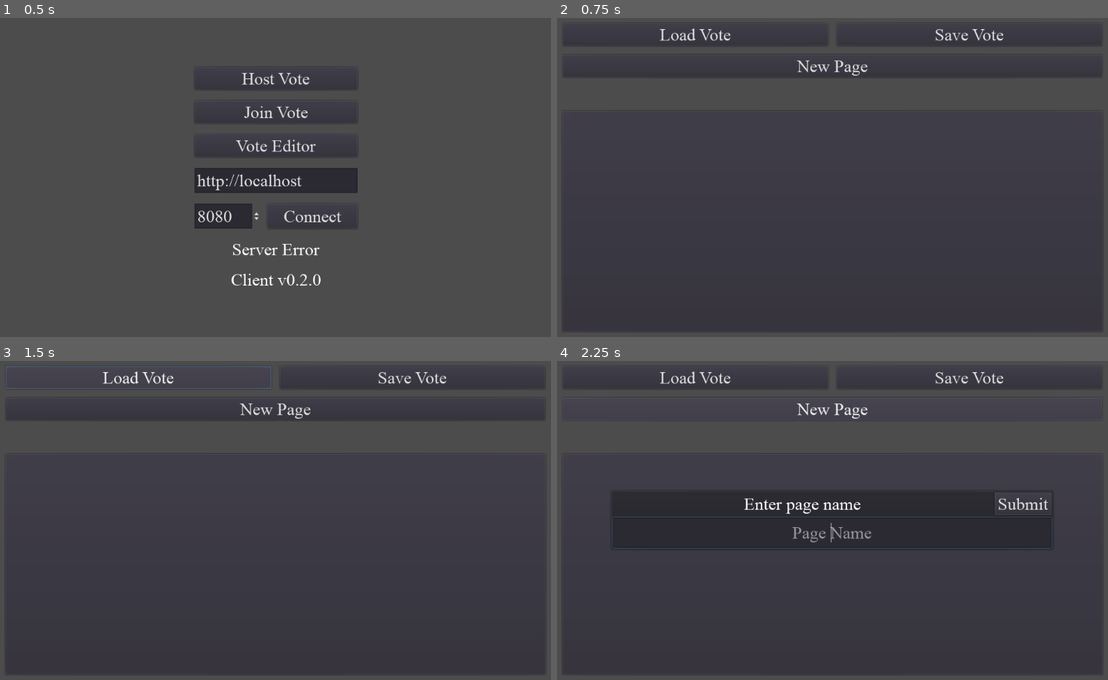
Above: before the commit, frames 1-4 (two rows, left to right).
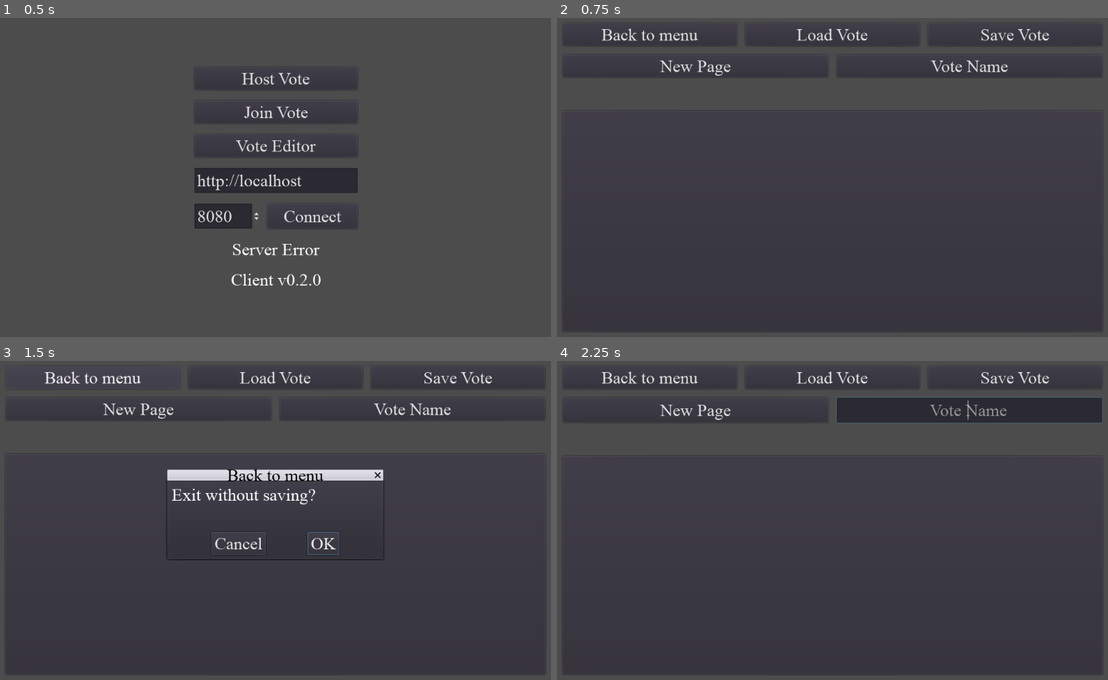
Above: after the commit, the same moments.

Repository: muckas/live-voter-client
Game: Godot game, scene res://scenes/Menu.tscn
The game is run twice, just before and just after one commit, with the same random seed, the same clock (stepped at 60 frames per second) and the same inputs. The engine's default icon, where the game draws it, is replaced by a stand-in: a white triangle on a blue panel in a dark square.
Inputs (mouse positions are in pixels of both pictures, inside the frame that each line leads up to):
- Up to frame 1 (0.5 s): no input
- Up to frame 2 (0.75 s): click "Vote Editor" at 0.5 s
- Up to frame 3 (1.5 s): click (93, 376) at 1.25 s, where only the run after the commit has a clickable "Back to menu"
- Up to frame 4 (2.25 s): click (970, 408) at 2 s, where only the run after the commit has a clickable "Vote Name"

Frame 1 is identical in both runs. In frame 2, 1.4% of the frame differs, in the area x 8-90%, y 3-19%; in frame 3, 3.6%; in frame 4, 5.8%, in the area x 8-100%, y 3-59%.

Commit message:
Vote Editor improvements

Diff:
--- a/scenes/VoteEditor.gd
+++ b/scenes/VoteEditor.gd
@@ -3,9 +3,12 @@
 export(PackedScene) var vote_page_scene:PackedScene
 
 onready var vbox:VBoxContainer = $VBoxContainer
+onready var exit_popup:Popup = $PopupExit
 onready var tab_container:TabContainer = $VBoxContainer/TabContainer
 onready var new_page_popup:Popup = $PopupNewPage
 onready var new_page_name:LineEdit = $PopupNewPage/VBoxContainer/PageNameEdit
+onready var vote_name_button:Button = $VBoxContainer/HBoxEdit/BtVoteName
+onready var vote_name_edit:LineEdit = $VBoxContainer/HBoxEdit/VoteNameEdit
 
 func _ready() -> void:
 	get_tree().root.connect("size_changed", self, "_on_viewport_size_changed")
@@ -15,6 +18,12 @@
 func _on_viewport_size_changed() -> void:
 	vbox.rect_position = Vector2(16, 16)
 	vbox.rect_size = get_viewport_rect().size - Vector2(32, 32)
+
+func _on_BtExit_pressed():
+	exit_popup.popup_centered()
+
+func _on_PopupExit_confirmed():
+	get_tree().change_scene("res://scenes/Menu.tscn")
 
 func _on_BtNewPage_pressed() -> void:
 	new_page_name.text = ""
@@ -26,3 +35,13 @@
 	var vote_page_instance = vote_page_scene.instance()
 	vote_page_instance.set_name(new_page_name.text)
 	tab_container.add_child(vote_page_instance)
+
+func _on_BtVoteName_pressed() -> void:
+	vote_name_button.visible = false
+	vote_name_edit.visible = true
+	vote_name_edit.grab_focus()
+
+func _on_VoteNameEdit_text_entered(_new_text:String) -> void:
+	vote_name_button.text = vote_name_edit.text
+	vote_name_button.visible = true
+	vote_name_edit.visible = false
--- a/scenes/VoteEditor.tscn
+++ b/scenes/VoteEditor.tscn
@@ -21,14 +21,21 @@
 margin_bottom = 42.0
 custom_constants/separation = 16
 
+[node name="BtExit" type="Button" parent="VBoxContainer/HBoxSaveLoad"]
+margin_right = 330.0
+margin_bottom = 42.0
+size_flags_horizontal = 3
+text = "Back to menu"
+
 [node name="BtLoadVote" type="Button" parent="VBoxContainer/HBoxSaveLoad"]
-margin_right = 504.0
+margin_left = 346.0
+margin_right = 677.0
 margin_bottom = 42.0
 size_flags_horizontal = 3
 text = "Load Vote"
 
 [node name="BtSaveVote" type="Button" parent="VBoxContainer/HBoxSaveLoad"]
-margin_left = 520.0
+margin_left = 693.0
 margin_right = 1024.0
 margin_bottom = 42.0
 size_flags_horizontal = 3
@@ -41,10 +48,26 @@
 custom_constants/separation = 16
 
 [node name="BtNewPage" type="Button" parent="VBoxContainer/HBoxEdit"]
+margin_right = 504.0
+margin_bottom = 42.0
+size_flags_horizontal = 3
+text = "New Page"
+
+[node name="BtVoteName" type="Button" parent="VBoxContainer/HBoxEdit"]
+margin_left = 520.0
 margin_right = 1024.0
 margin_bottom = 42.0
 size_flags_horizontal = 3
-text = "New Page"
+text = "Vote Name"
+
+[node name="VoteNameEdit" type="LineEdit" parent="VBoxContainer/HBoxEdit"]
+visible = false
+margin_left = 693.0
+margin_right = 1024.0
+margin_bottom = 46.0
+size_flags_horizontal = 3
+align = 1
+placeholder_text = "Vote Name"
 
 [node name="TabContainer" type="TabContainer" parent="VBoxContainer"]
 margin_top = 116.0
@@ -100,6 +123,19 @@
 align = 1
 placeholder_text = "Page Name"
 
+[node name="PopupExit" type="ConfirmationDialog" parent="."]
+margin_left = 330.0
+margin_top = 218.0
+margin_right = 727.0
+margin_bottom = 363.0
+window_title = "Back to menu"
+dialog_text = "Exit without saving?"
+
+[connection signal="pressed" from="VBoxContainer/HBoxSaveLoad/BtExit" to="." method="_on_BtExit_pressed"]
 [connection signal="pressed" from="VBoxContainer/HBoxEdit/BtNewPage" to="." method="_on_BtNewPage_pressed"]
+[connection signal="pressed" from="VBoxContainer/HBoxEdit/BtVoteName" to="." method="_on_BtVoteName_pressed"]
+[connection signal="focus_exited" from="VBoxContainer/HBoxEdit/VoteNameEdit" to="." method="_on_VoteNameEdit_text_entered" binds= [ "" ]]
+[connection signal="text_entered" from="VBoxContainer/HBoxEdit/VoteNameEdit" to="." method="_on_VoteNameEdit_text_entered"]
 [connection signal="pressed" from="PopupNewPage/VBoxContainer/HBoxContainer/BtSubmitName" to="." method="_on_PageNameEdit_text_entered" binds= [ "" ]]
 [connection signal="text_entered" from="PopupNewPage/VBoxContainer/PageNameEdit" to="." method="_on_PageNameEdit_text_entered"]
+[connection signal="confirmed" from="PopupExit" to="." method="_on_PopupExit_confirmed"]
